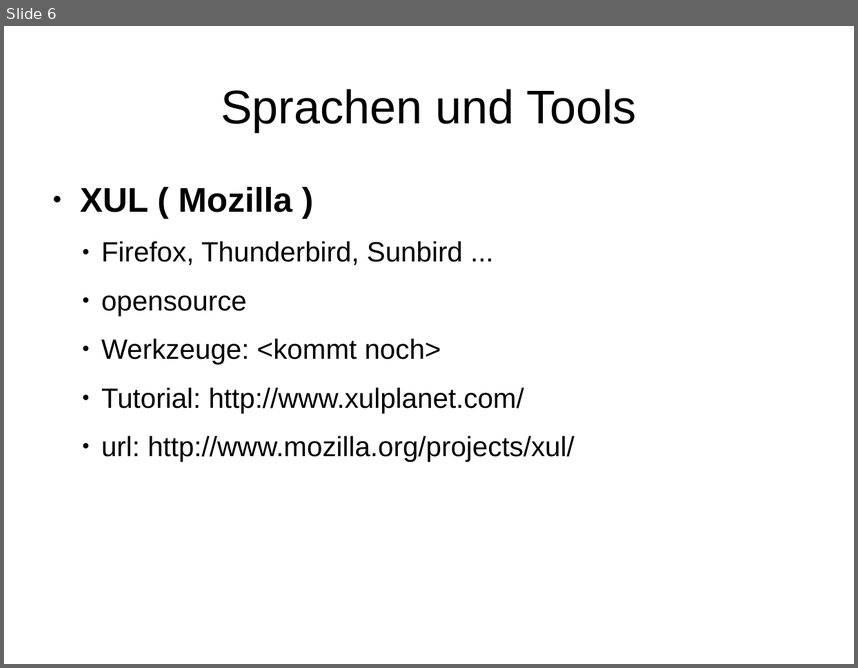
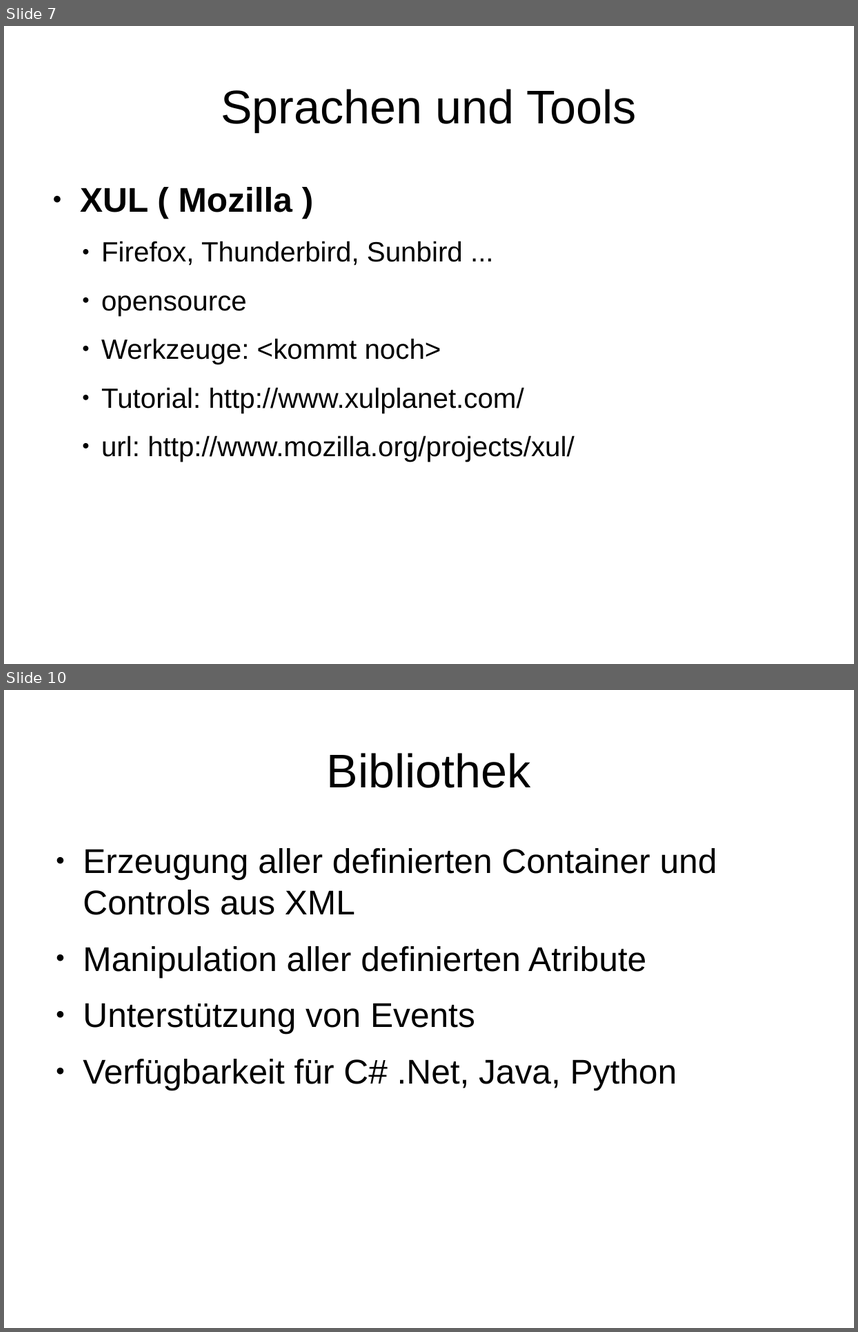
Before and after one commit to hheimbuerger/yaxgl, a slide deck: documents/Praesentationen/Präsentation XML-GUI.odp. Shown one above the other, each under a label of ours: slide 6 before the commit, slides 7 and 10 after it; the slides between them are not shown. The pictures are 858x668 and 858x1332 pixels, drawn with LibreOffice and Linux fonts; fonts in the diff are those of the drawing; background and template pictures are left out. Boxes give left, top, right and bottom in pixels: in the first picture for what was removed or moved away, otherwise in the second. Text is boxed around its words. In the diff, an @@ line names an element or a change of style, - is before the commit and + after.

Commit message:
* changed

```diff
--- a/documents/Praesentationen/Präsentation XML-GUI.odp
+++ b/documents/Praesentationen/Präsentation XML-GUI.odp
@@ slide 10 added at <box>4,690,854,1328</box>, background picture (left out) @@
@@ title added at <box>327,753,531,788</box>, 44 pt, text #000000 @@
+Bibliothek
@@ text added at <box>83,848,717,1090</box>, 32 pt, text #000000 @@
+● Erzeugung aller definierten Container und Controls aus XML
+● Manipulation aller definierten Atribute
+● Unterstützung von Events
+● Verfügbarkeit für C# .Net, Java, Python
@@ what was slide 6 is now slide 7 @@
```
Also in this commit, not shown: 2 other slides added.
